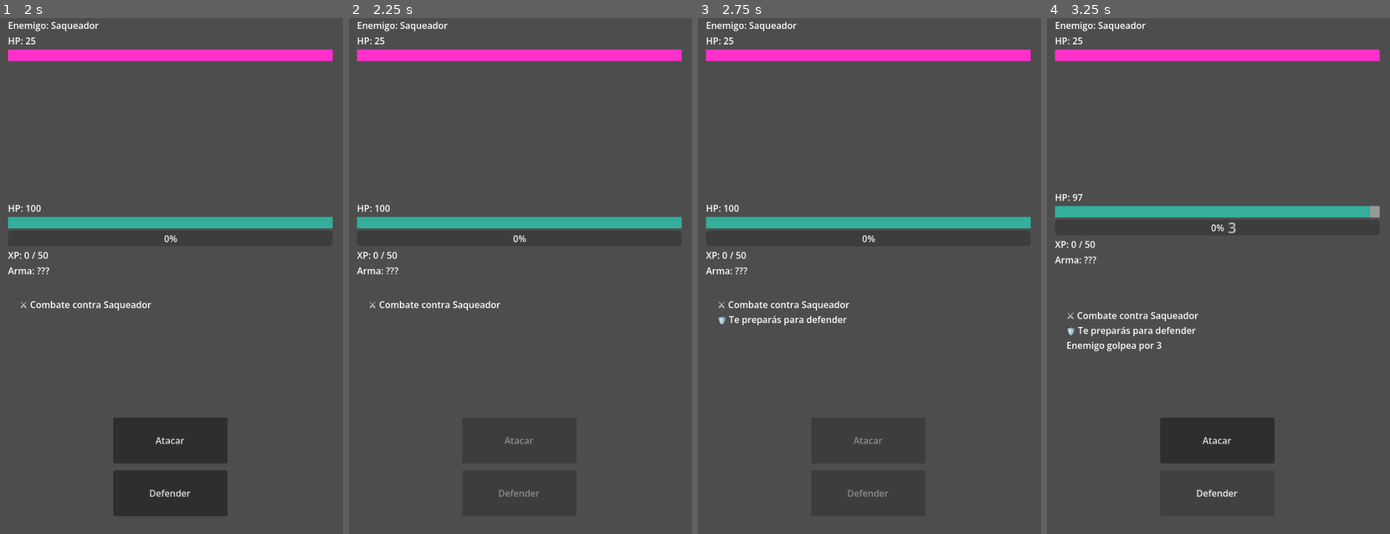
Above: before the commit, frames 1-4 (left to right).
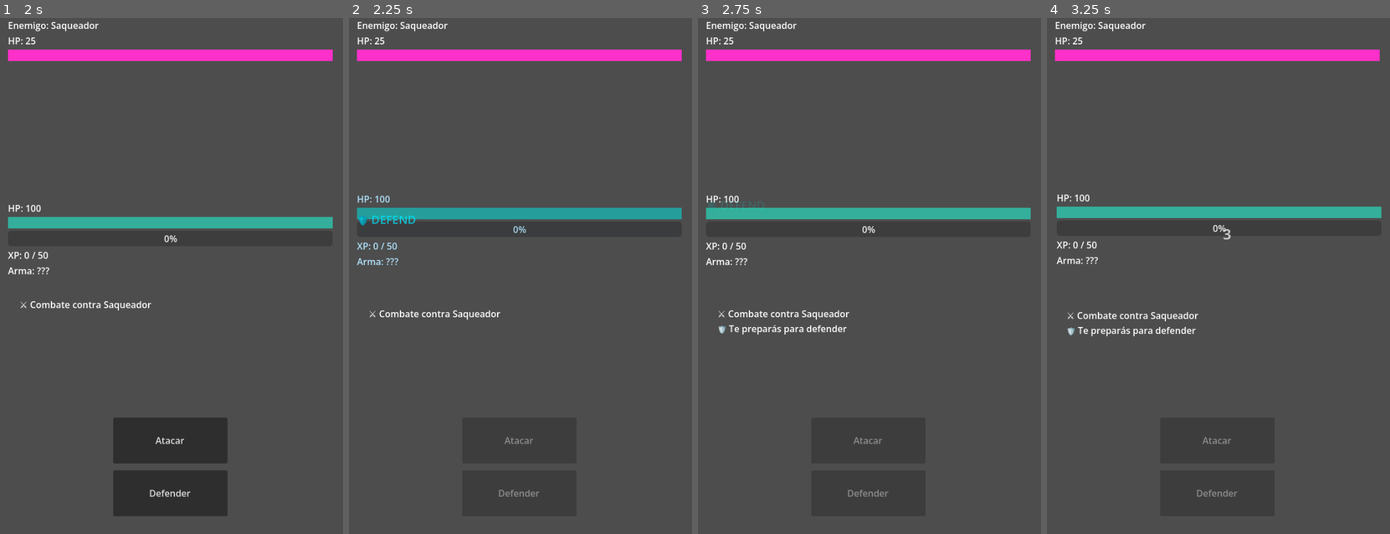
Above: after the commit, the same moments.

Repository: MirandaFrancoCBA/apocalypsheep
Game: Godot game, scene res://scenes/main_menu.tscn
Two runs of this game, one before a commit and one after it. Both use one fixed random seed, a clock stepped at 60 frames per second and the inputs below.
Inputs:
- Up to frame 1 (2 s): click "CONTINUAR" at 0.5 s; click "Ciudad destruida (Lv 1-3)" at 1.25 s
- Up to frame 2 (2.25 s): click "Defender" at 2 s
- Up to frame 3 (2.75 s): no input
- Up to frame 4 (3.25 s): no input

Frame 1 is identical in both runs. In frame 2, 4.6% of the frame differs, in the area x 2-97%, y 34-59%; in frame 3, 5.0%, in the area x 2-97%, y 34-62%; in frame 4, 1.2%.

Commit message:
Feat: defending animation

Diff:
--- a/scripts/ui/combat_screen.gd
+++ b/scripts/ui/combat_screen.gd
@@ -230,7 +230,17 @@
 	button_defend.disabled = true
 
 	player.start_defense()
+	_show_status_text(
+	player_container,
+	"🛡️ DEFEND",
+	Color.CYAN
+	)
 	await _flash(player_container, Color.CYAN)
+	player_container.modulate = Color(0.7, 0.9, 1.0)
+
+	await get_tree().create_timer(0.15).timeout
+
+	player_container.modulate = Color.WHITE
 	await _combat_pause(0.15)
 	add_log("🛡️ Te preparás para defender")
 
@@ -250,6 +260,8 @@
 		add_log("⚠️ CRÍTICO enemigo! " + str(result["damage"]))
 	else:
 		add_log("Enemigo golpea por " + str(result["damage"]))
+		if player.is_defending:
+			add_log("🛡️ Parte del daño fue bloqueado")
 
 	_update_ui()
 
@@ -681,6 +693,53 @@
 	await tween.finished
 	label.queue_free()
 
+func _show_status_text(
+	target_node: Control,
+	text: String,
+	color: Color
+) -> void:
+
+	var label := Label.new()
+
+	label.text = text
+	label.modulate = color
+
+	label.add_theme_font_size_override(
+		"font_size",
+		20
+	)
+
+	target_node.add_child(label)
+
+	await get_tree().process_frame
+
+	label.position = Vector2(
+		(target_node.size.x - label.size.x) / 2.0,
+		target_node.size.y * 0.25
+	)
+
+	var tween = create_tween()
+	tween.set_parallel(true)
+
+	tween.tween_property(
+		label,
+		"position:y",
+		label.position.y - 40,
+		0.8
+	)
+
+	tween.tween_property(
+		label,
+		"modulate:a",
+		0.0,
+		0.8
+	)
+
+	await tween.finished
+
+	label.queue_free()
+
+
 func _show_loot_popup(item: Dictionary) -> void:
 
 	var scene = load("res://scenes/ui/loot_popup.tscn")
